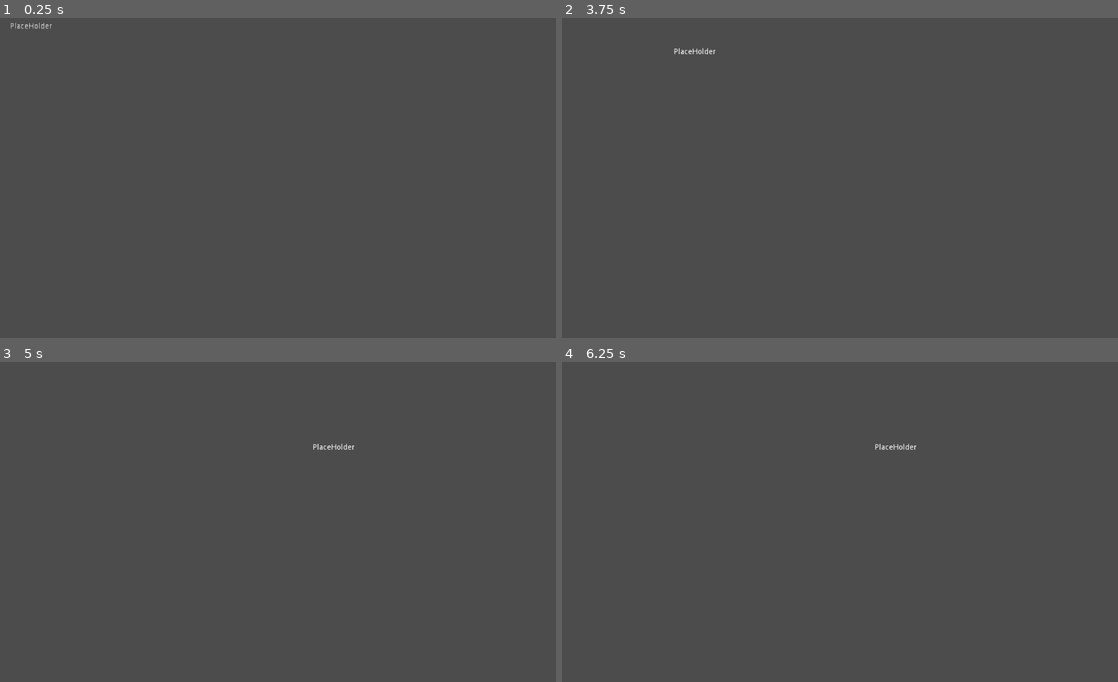
Above: before the commit, frames 1-4 (two rows, left to right).
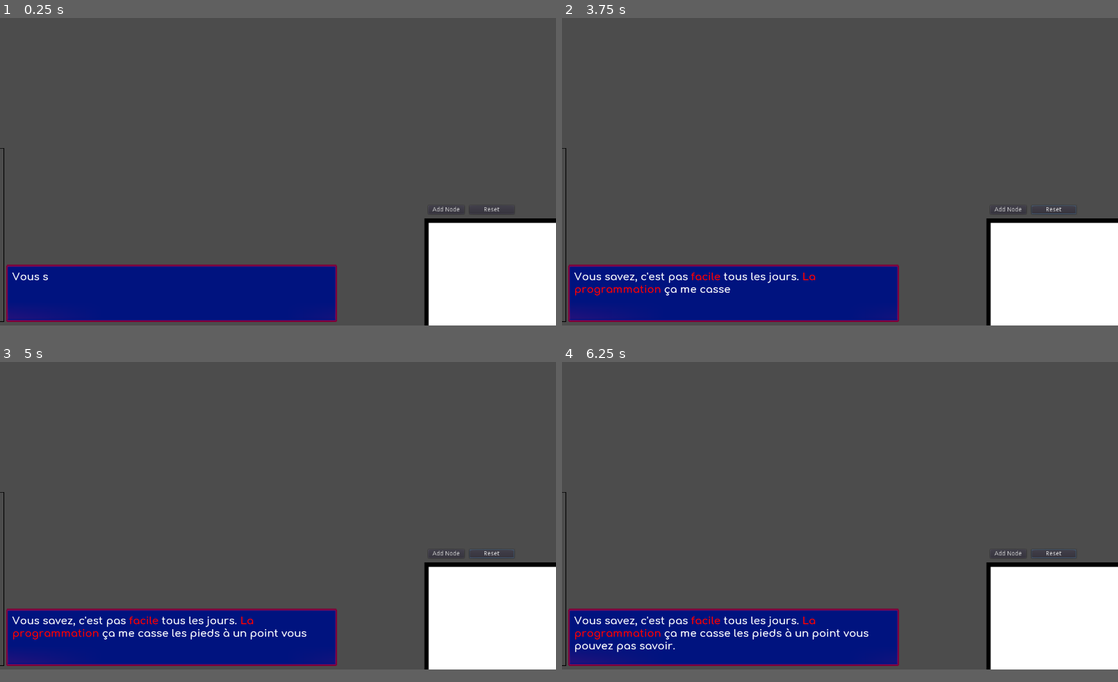
Above: after the commit, the same moments.

Repository: UnderScroll/GMTKGameJam2021
Game: Godot game, scene res://MainScene.tscn
The game is run twice, just before and just after one commit, with the same random seed, the same clock (stepped at 60 frames per second) and the same inputs. Before the commit the project starts from res://Drag&Drop.tscn.
Inputs (mouse positions are in pixels of both pictures, inside the frame that each line leads up to):
- Up to frame 1 (0.25 s): no input
- Up to frame 2 (3.75 s): click (1006, 216) at 0.5 s, where only the run after the commit has a clickable "Add Node"; click (1006, 216) at 1.25 s, where only the run after the commit has a clickable "Add Node"; click (1006, 216) at 2 s, where only the run after the commit has a clickable "Add Node"; click (1051, 216) at 2.75 s, where only the run after the commit has a clickable "Reset"; drag from (595, 24) to (895, 104) at 3.52 s
- Up to frame 3 (5 s): drag from (166, 534) to (250, 582) at 4.27 s
- Up to frame 4 (6.25 s): move the mouse to (895, 448) at 5.02 s; click (895, 448) at 5.17 s; drag from (812, 582) to (673, 470) at 5.77 s
The window is 800x468 before the commit and 800x450 after it. Grey fills any space a smaller window leaves; there, only what the larger window draws over its background counts as a difference.

The runs differ from the first frame. In frame 1, 19% of the frame differs, in the area x 0-100%, y 1-97%; in frame 2, 19%; in frame 3, 19%, in the area x 0-100%, y 25-97%; in frame 4, 19%.

Commit message:
Update project.godot

Diff:
--- a/project.godot
+++ b/project.godot
@@ -16,8 +16,17 @@
 [application]
 
 config/name="GMTKGameJam2021"
-run/main_scene="res://Drag&Drop.tscn"
+run/main_scene="res://MainScene.tscn"
 config/icon="res://icon.png"
+
+[debug]
+
+settings/fps/force_fps=60
+
+[display]
+
+window/size/width=1280
+window/size/height=720
 
 [rendering]
 
